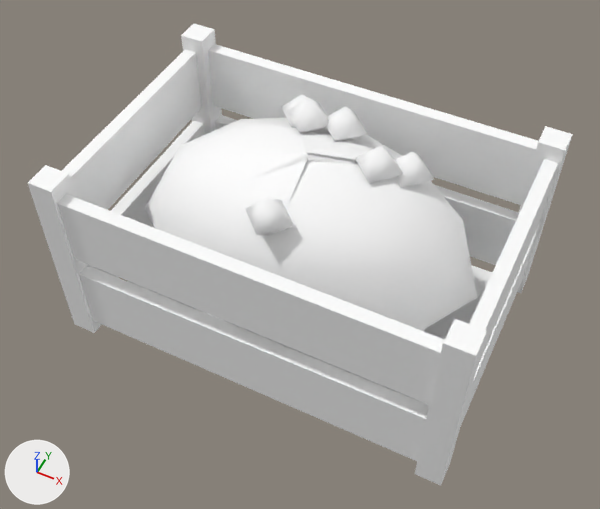
An edit to the glTF model games/yorimichi/assets/belmonte/meshes/SM_BM_BP_CrateProduce_A.glb, drawn before and after from the same camera.
Rendered twice from a camera (50 mm lens) standing at (0.337, -0.695, 0.965) and looking at (0.003, -0.029, 0.132). The lights are fixed; the arrows at lower left show +X, +Y and +Z. The older version comes first. Vertices at exactly the same position are counted once.

The first picture shows 'SM_BM_BP_CrateProduce_A'.
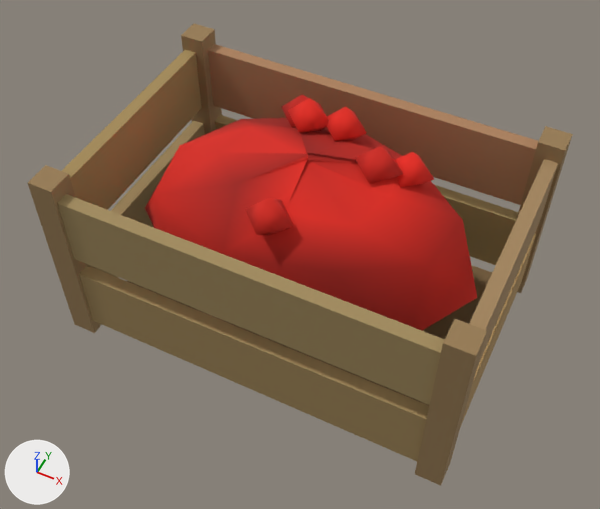
Changed parts and their boxes (x1, y1, x2, y2) in the pictures (600 x 509 px):
```json
{"part": 1, "of": "me_sm_bp_crateproduce_a", "change": "recoloured", "before": [28, 23, 573, 486], "after": [28, 23, 573, 486], "on screen": "white to brown"}
{"part": 2, "of": "me_sm_bp_crateproduce_a", "change": "recoloured", "before": [145, 94, 477, 330], "after": [145, 94, 477, 330], "on screen": "white to red"}
```

Edits to the scene script, one JSON object a line:
```json
{"block": "me_sm_bp_crateproduce_a", "where": "me_sm_bp_crateproduce_a.from_pydata(...)  # 172 vertices, 208 faces; spans x -0.28..0.28, y -0.19..0.19, z 0.0..0.312"}
{"block": "me_sm_bp_crateproduce_a", "where": "# used by ob_sm_bm_bp_crateproduce_a; location = (0.0, 0.0, 0.0)"}
{"block": "me_sm_bp_crateproduce_a", "change": "me_sm_bp_crateproduce_a part 1: 106 faces centred in x -0.28..0.28, y -0.19..0.19, z 0.022..0.28 are repainted in the vertex colours; the middle colour goes from white #ffffff to brown #a28557"}
{"block": "me_sm_bp_crateproduce_a", "change": "me_sm_bp_crateproduce_a part 2: 102 faces centred in x -0.216..0.207, y -0.144..0.148, z 0.165..0.291 are repainted in the vertex colours; the middle colour goes from white #ffffff to red #d32215"}
```
